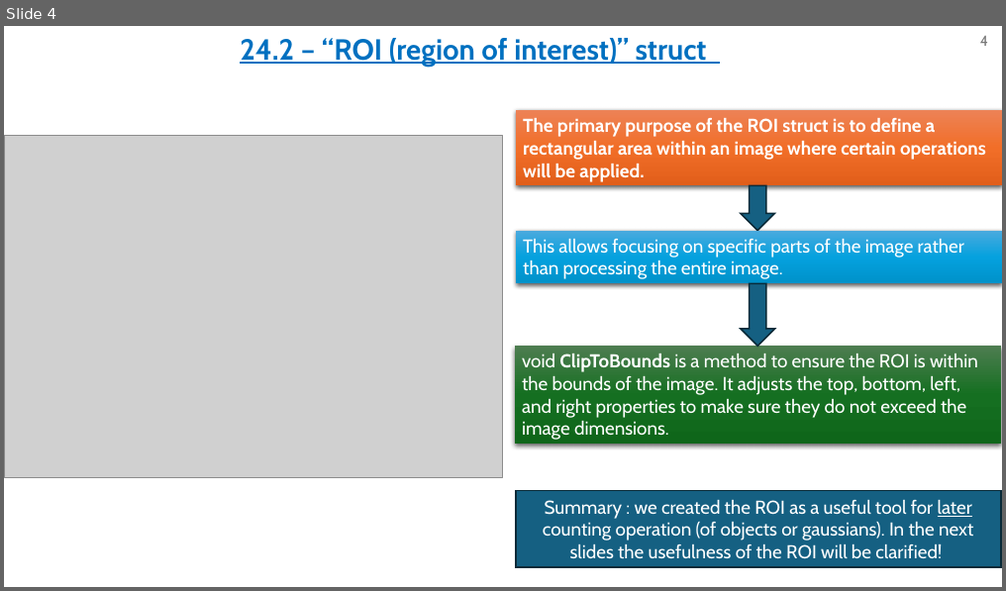
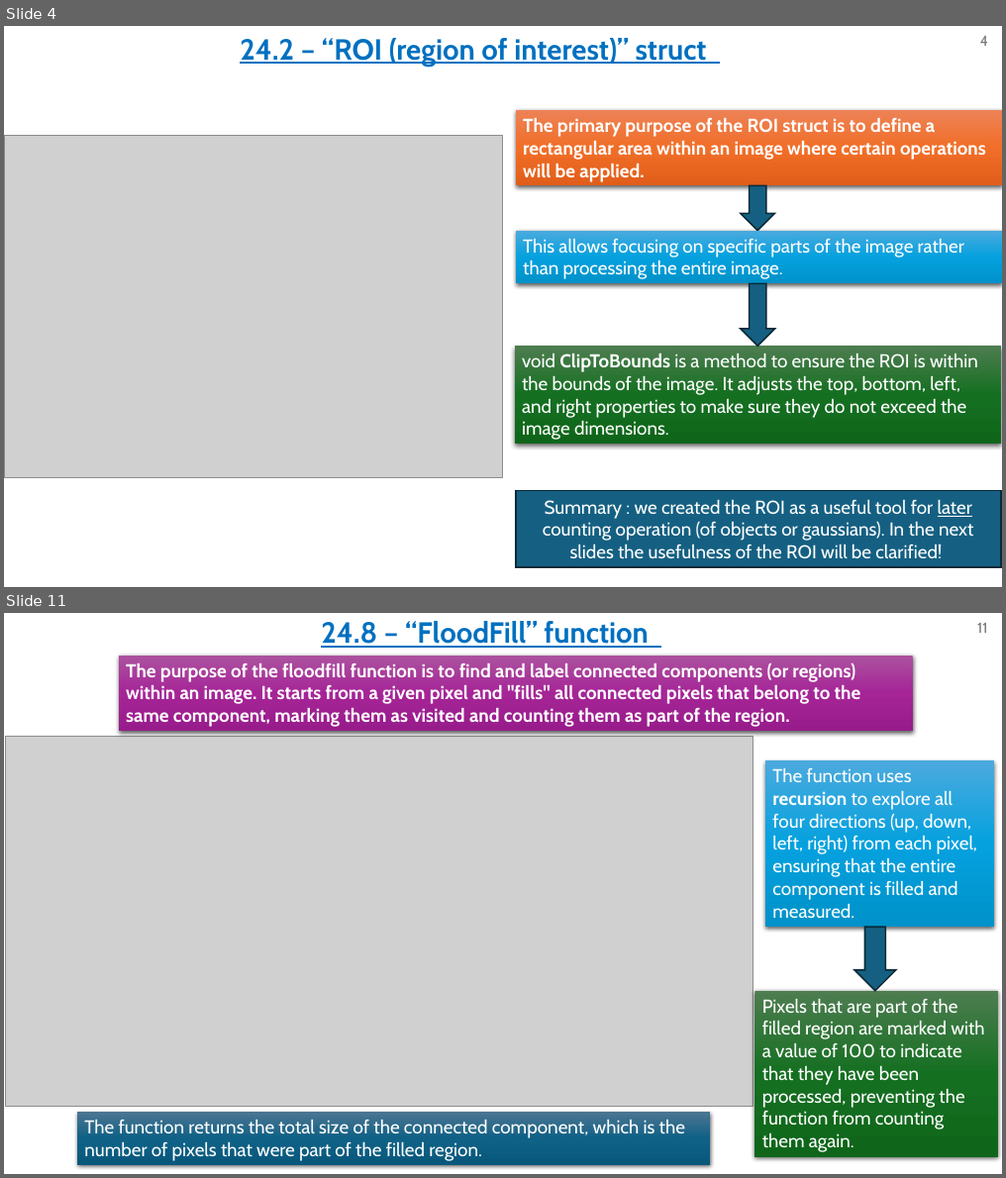
Before and after one commit to omripony/image-processing, a slide deck: labs/lab24- for barak's check/version 2/1950-2210-7939-ImPr24-2.pptx. Shown one above the other, each under a label of ours: slide 4 before the commit, slides 4 and 11 after it; the slides between them are not shown. The pictures are 1006x591 and 1006x1178 pixels, drawn with LibreOffice and Linux fonts; fonts in the diff are those of the drawing; grey boxes stand for pictures. Boxes give left, top, right and bottom in pixels: in the first picture for what was removed or moved away, otherwise in the second. Text is boxed around its words. In the diff, an @@ line names an element or a change of style, - is before the commit and + after.

```diff
--- a/labs/lab24- for barak's check/version 2/1950-2210-7939-ImPr24-2.pptx
+++ b/labs/lab24- for barak's check/version 2/1950-2210-7939-ImPr24-2.pptx
@@ slide 11 added at [4, 613, 1002, 1174], background #FFFFFF @@
@@ text added at [321, 621, 648, 648], 28 pt, text #0070C0, bold, underline @@
+24.8 – “FloodFill” function
@@ page number added at [977, 623, 987, 633], 14 pt, text #797979 @@
+11
@@ rectangle added at [119, 655, 913, 731], fill gradient #AC53A0 to #A62598 to #991C8B, 18 pt, text #FFFFFF, bold @@
+The purpose of the floodfill function is to find and label connected components (or regions) within an image. It starts from a given pixel and "fills" all connected pixels that belong to the same component, marking them as visited and counting them as part of the region.
@@ picture added at [6, 737, 752, 1106] @@
@@ rectangle added at [765, 761, 994, 928], fill gradient #4CAADF to #05A2DF to #0092CB, 18 pt, text #FFFFFF @@
+The function uses recursion to explore all four directions (up, down, left, right) from each pixel, ensuring that the entire component is filled and measured.
@@ down arrow added at [854, 928, 896, 991], fill #156082, outline #092A39 1.5 pt @@
@@ rectangle added at [754, 991, 998, 1157], fill gradient #4D7E50 to #156F21 to #0F661B, 18 pt, text #FFFFFF @@
+Pixels that are part of the filled region are marked with a value of 100 to indicate that they have been processed, preventing the function from counting them again.
@@ rectangle added at [77, 1112, 710, 1165], fill gradient #4C7591 to #106287 to #09597D, 18 pt, text #FFFFFF @@
+The function returns the total size of the connected component, which is the number of pixels that were part of the filled region.
```
Also in this commit, not shown: 13 slides changed, 10 other slides added, 28 other files.
